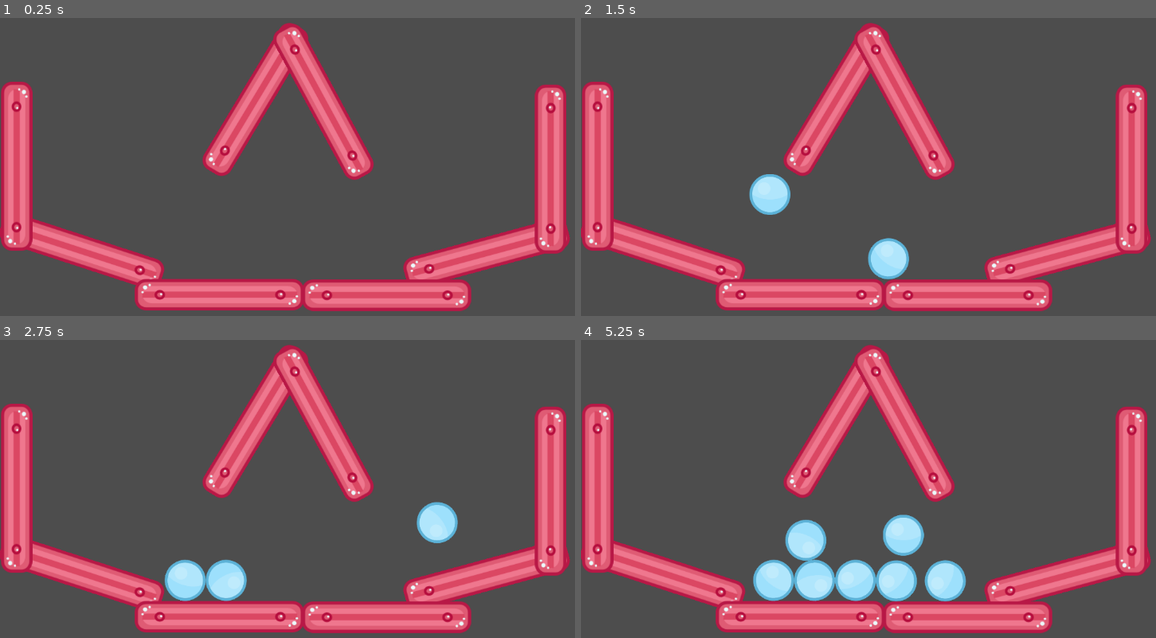
Above: before the commit, frames 1-4 (two rows, left to right).
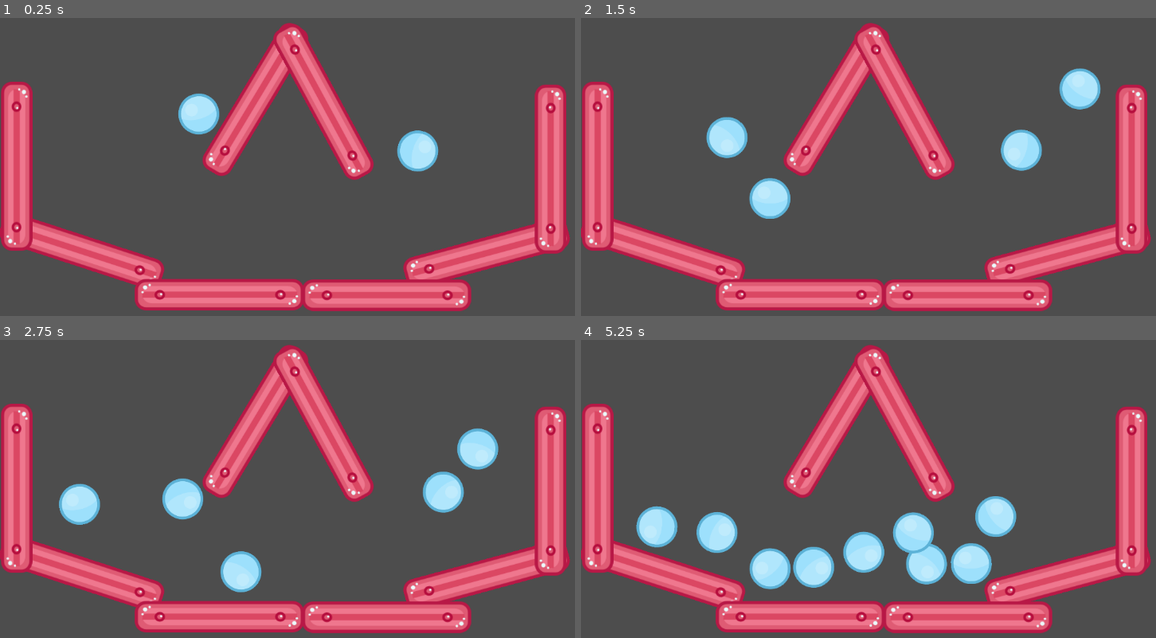
Above: after the commit, the same moments.

Repository: andymiao35/godot_practice_projects
Game: Godot game, scene res://Main.tscn
Same seed, same stepped clock (60 frames per second), same inputs: the game is played once before the commit and once after it.
Inputs (mouse positions are in pixels of both pictures, inside the frame that each line leads up to):
- Up to frame 1 (0.25 s): no input
- Up to frame 2 (1.5 s): move the mouse to (1041, 140) at 0.52 s; press the mouse at (1041, 140) at 0.53 s; move the mouse to (770, 175) at 1.27 s; release the mouse at (770, 175) at 1.28 s; click (770, 175) at 1.35 s
- Up to frame 3 (2.75 s): move the mouse to (379, 402) at 2.02 s; press the mouse at (379, 402) at 2.03 s
- Up to frame 4 (5.25 s): move the mouse to (868, 551) at 2.77 s; release the mouse at (868, 551) at 2.78 s; click (868, 551) at 2.85 s; move the mouse to (1092, 533) at 3.52 s; press the mouse at (1092, 533) at 3.53 s; move the mouse to (707, 426) at 4.27 s; release the mouse at (707, 426) at 4.28 s; click (707, 426) at 4.35 s; move the mouse to (931, 480) at 5.02 s; press the mouse at (931, 480) at 5.03 s

The runs differ from the first frame. In frame 1, 1.6% of the frame differs, in the area x 31-77%, y 25-52%; in frame 2, 3.5%; in frame 3, 5.5%; in frame 4, 9.2%, in the area x 9-76%, y 52-88%.

Commit message:
feat: p0.1 creating instances

Diff:
--- a/p0.1_instancing_starter/instancing_starter/Ball.tscn
+++ b/p0.1_instancing_starter/instancing_starter/Ball.tscn
@@ -1,19 +1,20 @@
-[gd_scene load_steps=4 format=3 uid="uid://dm5jrnxmxnuof"]
+[gd_scene format=3 uid="uid://dm5jrnxmxnuof"]
 
 [ext_resource type="Texture2D" uid="uid://dv6rx85s1gy3i" path="res://assets/ballBlue_10.png" id="1"]
 
 [sub_resource type="PhysicsMaterial" id="1"]
+bounce = 0.5
 
 [sub_resource type="CircleShape2D" id="2"]
 radius = 37.1452
 
-[node name="Ball" type="RigidBody2D"]
+[node name="Ball" type="RigidBody2D" unique_id=1215044691]
 physics_material_override = SubResource("1")
-gravity_scale = 4.0
+gravity_scale = 5.0
 
-[node name="Sprite2D" type="Sprite2D" parent="."]
+[node name="Sprite2D" type="Sprite2D" parent="." unique_id=238700896]
 scale = Vector2(0.5, 0.5)
 texture = ExtResource("1")
 
-[node name="CollisionShape2D" type="CollisionShape2D" parent="."]
+[node name="CollisionShape2D" type="CollisionShape2D" parent="." unique_id=2098642837]
 shape = SubResource("2")
--- a/p0.1_instancing_starter/instancing_starter/Main.tscn
+++ b/p0.1_instancing_starter/instancing_starter/Main.tscn
@@ -32,102 +32,113 @@
 [sub_resource type="PhysicsMaterial" id="9"]
 bounce = 0.5
 
-[node name="Main" type="Node"]
+[sub_resource type="PhysicsMaterial" id="PhysicsMaterial_r0du0"]
+bounce = 0.5
+
+[node name="Main" type="Node" unique_id=192614761]
 script = ExtResource("1")
 Ball = ExtResource("2")
 
-[node name="WallContainer" type="Node" parent="."]
+[node name="WallContainer" type="Node" parent="." unique_id=1945764256]
 
-[node name="Wall2" type="StaticBody2D" parent="WallContainer"]
+[node name="Wall2" type="StaticBody2D" parent="WallContainer" unique_id=2040095580]
 position = Vector2(880.952, 495.157)
 rotation = -0.264907
 physics_material_override = SubResource("1")
 
-[node name="Sprite2D" type="Sprite2D" parent="WallContainer/Wall2"]
+[node name="Sprite2D" type="Sprite2D" parent="WallContainer/Wall2" unique_id=103960193]
 texture = ExtResource("3")
 
-[node name="CollisionShape2D" type="CollisionShape2D" parent="WallContainer/Wall2"]
+[node name="CollisionShape2D" type="CollisionShape2D" parent="WallContainer/Wall2" unique_id=691761358]
 rotation = 1.5708
 shape = SubResource("2")
 
-[node name="Wall7" type="StaticBody2D" parent="WallContainer"]
+[node name="Wall7" type="StaticBody2D" parent="WallContainer" unique_id=1370507448]
 position = Vector2(462.444, 216.865)
 rotation = -1.02983
 physics_material_override = SubResource("3")
 
-[node name="Sprite2D" type="Sprite2D" parent="WallContainer/Wall7"]
+[node name="Sprite2D" type="Sprite2D" parent="WallContainer/Wall7" unique_id=2038641417]
 texture = ExtResource("3")
 
-[node name="CollisionShape2D" type="CollisionShape2D" parent="WallContainer/Wall7"]
+[node name="CollisionShape2D" type="CollisionShape2D" parent="WallContainer/Wall7" unique_id=1567028473]
 rotation = 1.5708
 shape = SubResource("2")
 
-[node name="Wall8" type="StaticBody2D" parent="WallContainer"]
+[node name="Wall8" type="StaticBody2D" parent="WallContainer" unique_id=1575046087]
 position = Vector2(585.534, 221.147)
 rotation = 1.07416
 physics_material_override = SubResource("4")
 
-[node name="Sprite2D" type="Sprite2D" parent="WallContainer/Wall8"]
+[node name="Sprite2D" type="Sprite2D" parent="WallContainer/Wall8" unique_id=1330041281]
 texture = ExtResource("3")
 
-[node name="CollisionShape2D" type="CollisionShape2D" parent="WallContainer/Wall8"]
+[node name="CollisionShape2D" type="CollisionShape2D" parent="WallContainer/Wall8" unique_id=125475216]
 rotation = 1.5708
 shape = SubResource("2")
 
-[node name="Wall4" type="StaticBody2D" parent="WallContainer"]
+[node name="Wall4" type="StaticBody2D" parent="WallContainer" unique_id=1632482939]
 position = Vector2(996.874, 342.897)
 rotation = -1.5708
 physics_material_override = SubResource("5")
 
-[node name="Sprite2D" type="Sprite2D" parent="WallContainer/Wall4"]
+[node name="Sprite2D" type="Sprite2D" parent="WallContainer/Wall4" unique_id=60463366]
 texture = ExtResource("3")
 
-[node name="CollisionShape2D" type="CollisionShape2D" parent="WallContainer/Wall4"]
+[node name="CollisionShape2D" type="CollisionShape2D" parent="WallContainer/Wall4" unique_id=1302737951]
 rotation = 1.5708
 shape = SubResource("2")
 
-[node name="Wall1" type="StaticBody2D" parent="WallContainer"]
+[node name="Wall1" type="StaticBody2D" parent="WallContainer" unique_id=425950184]
 position = Vector2(148.047, 491.522)
 rotation = 0.315662
 physics_material_override = SubResource("6")
 
-[node name="Sprite2D" type="Sprite2D" parent="WallContainer/Wall1"]
+[node name="Sprite2D" type="Sprite2D" parent="WallContainer/Wall1" unique_id=546729474]
 texture = ExtResource("3")
 
-[node name="CollisionShape2D" type="CollisionShape2D" parent="WallContainer/Wall1"]
+[node name="CollisionShape2D" type="CollisionShape2D" parent="WallContainer/Wall1" unique_id=65443051]
 rotation = 1.5708
 shape = SubResource("2")
 
-[node name="Wall5" type="StaticBody2D" parent="WallContainer"]
+[node name="Wall5" type="StaticBody2D" parent="WallContainer" unique_id=1051014757]
 position = Vector2(30.2087, 337.685)
 rotation = 1.5708
 physics_material_override = SubResource("7")
 
-[node name="Sprite2D" type="Sprite2D" parent="WallContainer/Wall5"]
+[node name="Sprite2D" type="Sprite2D" parent="WallContainer/Wall5" unique_id=146562942]
 texture = ExtResource("3")
 
-[node name="CollisionShape2D" type="CollisionShape2D" parent="WallContainer/Wall5"]
+[node name="CollisionShape2D" type="CollisionShape2D" parent="WallContainer/Wall5" unique_id=1173445700]
 rotation = 1.5708
 shape = SubResource("2")
 
-[node name="Wall3" type="StaticBody2D" parent="WallContainer"]
+[node name="Wall3" type="StaticBody2D" parent="WallContainer" unique_id=1826926368]
 position = Vector2(397.133, 570.384)
 physics_material_override = SubResource("8")
 
-[node name="Sprite2D" type="Sprite2D" parent="WallContainer/Wall3"]
+[node name="Sprite2D" type="Sprite2D" parent="WallContainer/Wall3" unique_id=1472962969]
 texture = ExtResource("3")
 
-[node name="CollisionShape2D" type="CollisionShape2D" parent="WallContainer/Wall3"]
+[node name="CollisionShape2D" type="CollisionShape2D" parent="WallContainer/Wall3" unique_id=1062314925]
 rotation = 1.5708
 shape = SubResource("2")
 
-[node name="Wall6" type="StaticBody2D" parent="WallContainer"]
+[node name="Wall6" type="StaticBody2D" parent="WallContainer" unique_id=618940472]
 position = Vector2(699.667, 571.226)
 physics_material_override = SubResource("9")
 
-[node name="Sprite2D" type="Sprite2D" parent="WallContainer/Wall6"]
+[node name="Sprite2D" type="Sprite2D" parent="WallContainer/Wall6" unique_id=1474144974]
 texture = ExtResource("3")
 
-[node name="CollisionShape2D" type="CollisionShape2D" parent="WallContainer/Wall6"]
+[node name="CollisionShape2D" type="CollisionShape2D" parent="WallContainer/Wall6" unique_id=486465827]
 rotation = 1.5708
 shape = SubResource("2")
+
+[node name="Ball" parent="." unique_id=1770618513 instance=ExtResource("2")]
+position = Vector2(374, 116)
+
+[node name="Ball2" parent="." unique_id=1780834923 instance=ExtResource("2")]
+position = Vector2(673, 111)
+physics_material_override = SubResource("PhysicsMaterial_r0du0")
+gravity_scale = 10.0
--- a/p0.1_instancing_starter/instancing_starter/project.godot
+++ b/p0.1_instancing_starter/instancing_starter/project.godot
@@ -8,12 +8,20 @@
 
 config_version=5
 
+[animation]
+
+compatibility/default_parent_skeleton_in_mesh_instance_3d=true
+
 [application]
 
 config/name="instancing"
 run/main_scene="res://Main.tscn"
-config/features=PackedStringArray("4.2")
+config/features=PackedStringArray("4.7")
 config/icon="res://icon.svg"
+
+[dotnet]
+
+project/assembly_name="instancing"
 
 [importer_defaults]
 
Not shown, added: p0.1_instancing_starter/instancing_starter/Main.gd.uid
Not shown: 1 places in p0.1_instancing_starter/instancing_starter/Main.tscn that only renumber resources
Not shown, changed: p0.1_instancing_starter/instancing_starter/assets/Bouncy Platform Long.png.import
Not shown, changed: p0.1_instancing_starter/instancing_starter/assets/Bouncy Platform Medium.png.import
Not shown, changed: p0.1_instancing_starter/instancing_starter/assets/ballBlue_10.png.import
Not shown, changed: p0.1_instancing_starter/instancing_starter/icon.svg.import
